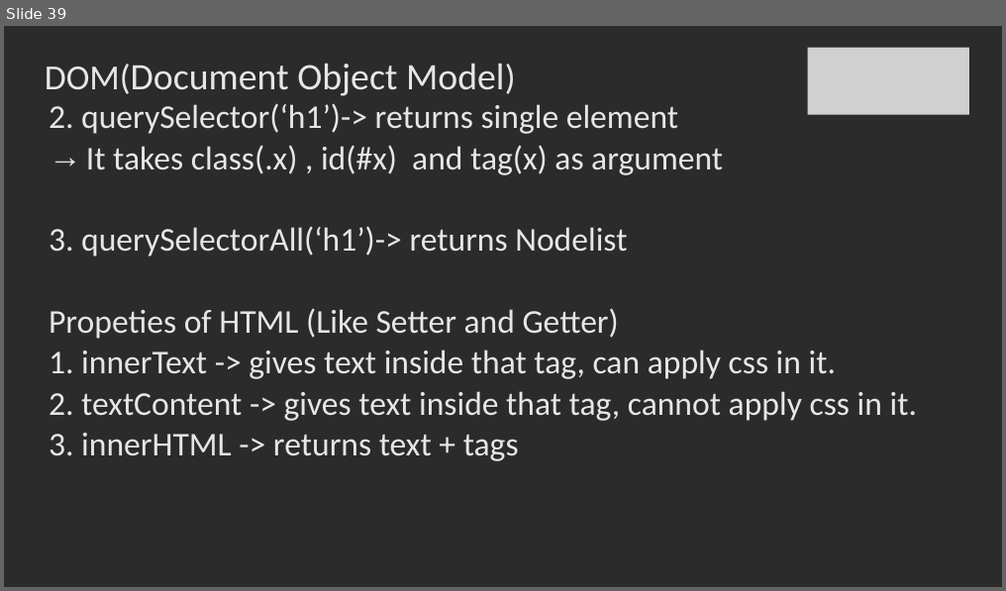
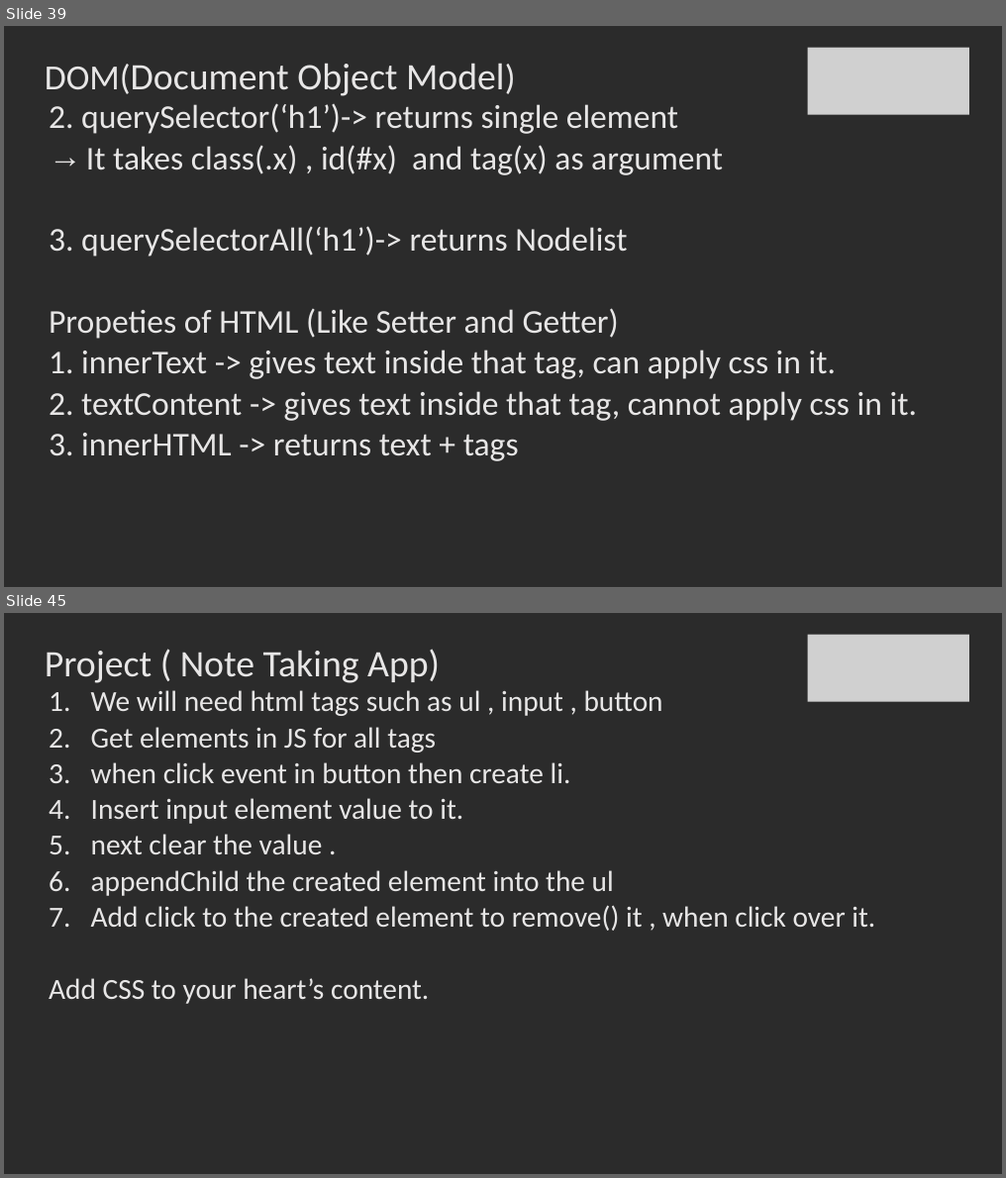
Before and after one commit to SachinBarpanda/WebDevGla, a slide deck: JS.pptx. Shown one above the other, each under a label of ours: slide 39 before the commit, slides 39 and 45 after it; the slides between them are not shown. The pictures are 1006x591 and 1006x1178 pixels, drawn with LibreOffice and Linux fonts; fonts in the diff are those of the drawing; grey boxes stand for pictures; background and template pictures are left out; a plain dark background stands for a picture behind light text. Boxes give left, top, right and bottom in pixels: in the first picture for what was removed or moved away, otherwise in the second. Text is boxed around its words. In the diff, an @@ line names an element or a change of style, - is before the commit and + after.

```diff
--- a/JS.pptx
+++ b/JS.pptx
@@ slide 45 added at (4,613,1002,1174), background picture (left out) @@
@@ picture added at (807,635,969,702) @@
@@ title added at (45,649,440,683), 36 pt, text #E7E6E6 @@
+Project ( Note Taking App)
@@ text added at (49,690,875,1004), 28 pt, text #E7E6E6 @@
+1. We will need html tags such as ul , input , button
+2. Get elements in JS for all tags
+3. when click event in button then create li.
+4. Insert input element value to it.
+5. next clear the value .
+6. appendChild the created element into the ul
+7. Add click to the created element to remove() it , when click over it.
+Add CSS to your heart’s content.
```
Also in this commit, not shown: 2 slides changed, 6 other slides added, 29 other files.
